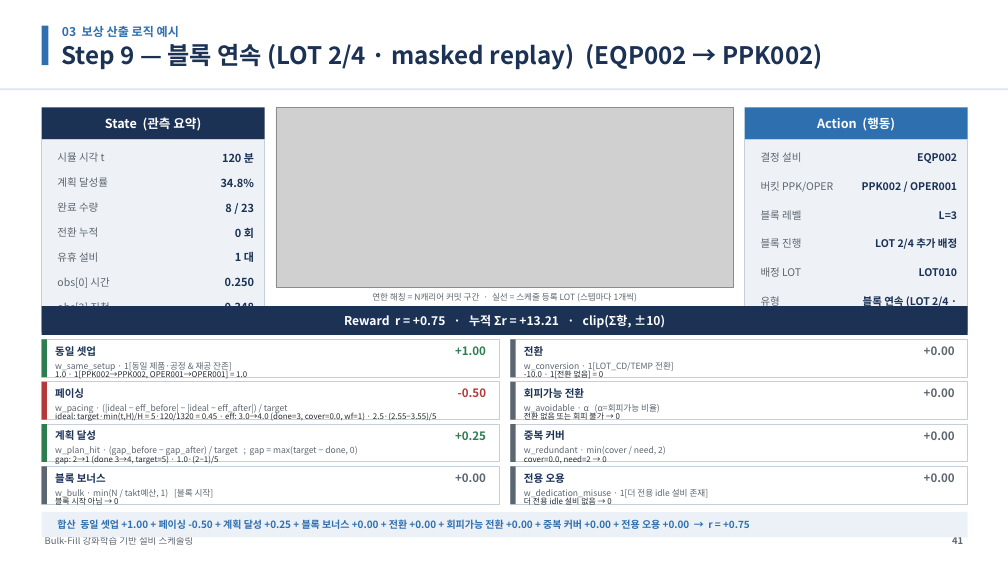
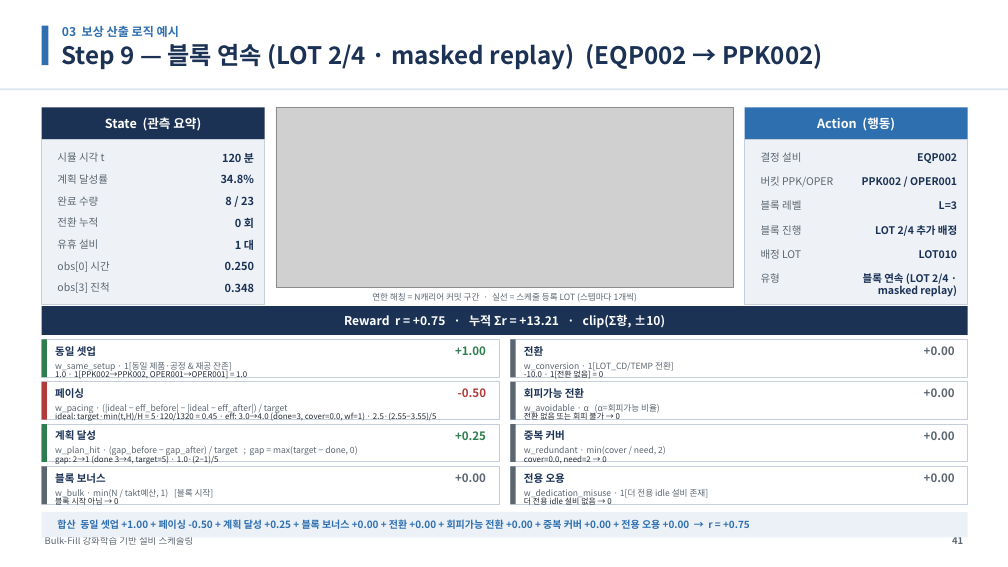
Before and after one commit to relighting123/pjt_scheduling, a slide deck: slide 41 of docs/스케줄링_발표자료.pptx. Drawn at 1008x567 pixels with LibreOffice and Linux fonts; fonts in the diff are those of the drawing; grey boxes stand for pictures. Boxes give left, top, right and bottom in pixels: in the first picture for what was removed or moved away, otherwise in the second. Text is boxed around its words. In the diff, an @@ line names an element or a change of style, - is before the commit and + after.

```diff
--- a/docs/스케줄링_발표자료.pptx
+++ b/docs/스케줄링_발표자료.pptx
@@ rectangle: place and size @@
-rectangle at (42,139,265,332)
+rectangle at (42,139,265,305)
@@ rectangle: place and size @@
-rectangle at (745,139,968,332)
+rectangle at (745,139,968,305)
@@ 5 texts: place and size @@
-5 texts at (57,178,957,212)
+5 texts at (57,174,957,206)
@@ 4 texts: place and size @@
-4 texts at (57,210,957,238)
+4 texts at (57,200,957,228)
@@ 6 texts: place and size @@
-6 texts at (57,237,957,288)
+6 texts at (57,223,957,272)
@@ 4 texts: place and size @@
-4 texts at (57,267,957,306)
+4 texts at (57,249,957,293)
@@ text "유형" rewrapped from (761,294,780,308) to (761,273,780,283) @@
@@ text "블록 연속 (LOT 2/4 · ..." rewrapped from (863,294,948,308) to (863,271,957,297) @@
```
Also in this commit, not shown: 4 other slides changed.
